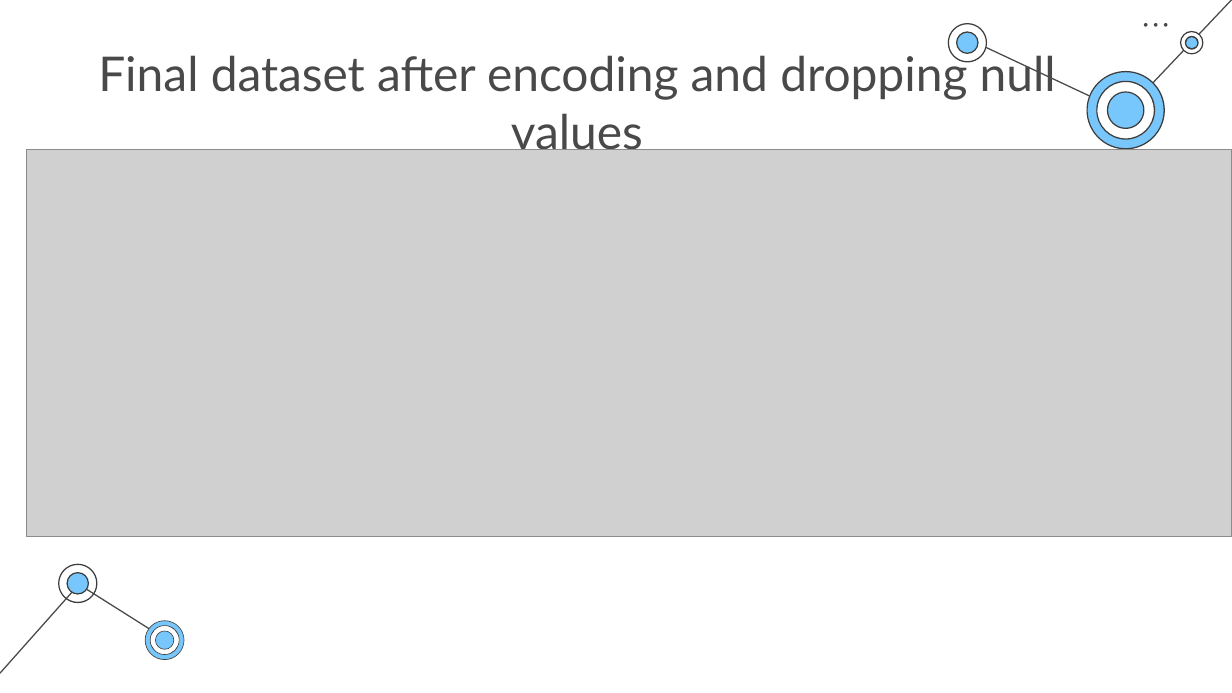
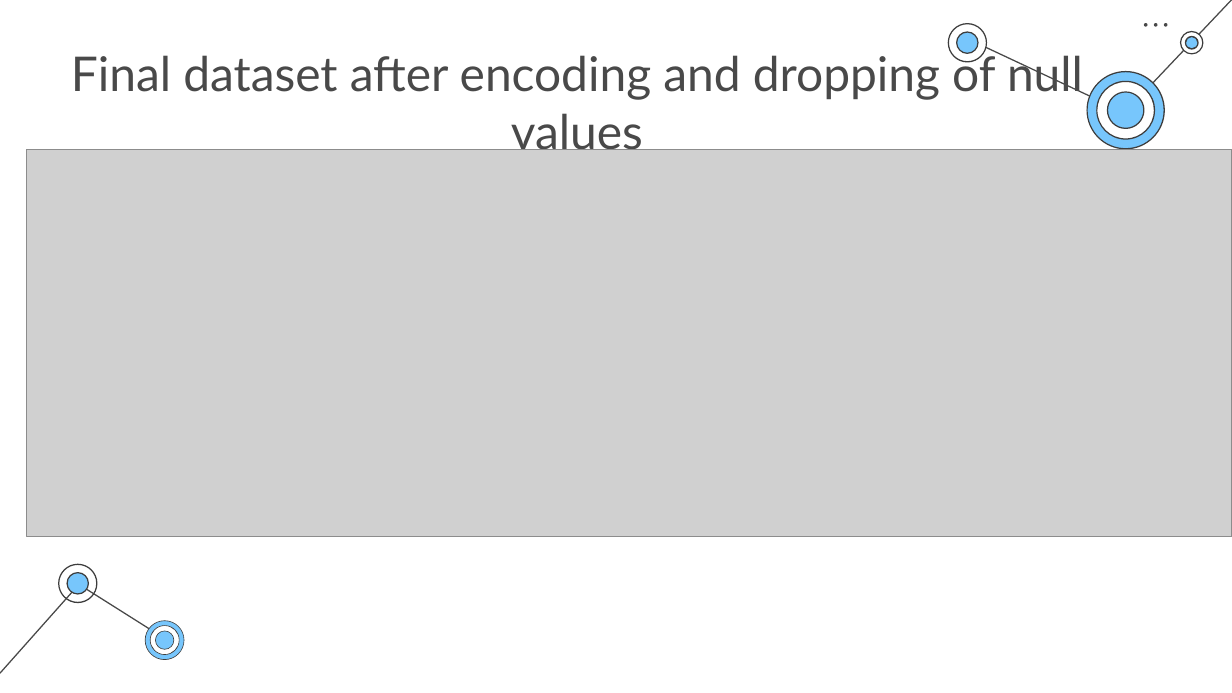
Before and after one commit to NAyeshaKhan/Heart-Disease-Prediction, a slide deck: slide 21 of Heart Disease Prediction System.pptx (slide 16 before the commit). Drawn at 1232x693 pixels with LibreOffice and Linux fonts; fonts in the diff are those of the drawing; grey boxes stand for pictures. Boxes give left, top, right and bottom in pixels: in the first picture for what was removed or moved away, otherwise in the second. Text is boxed around its words. In the diff, an @@ line names an element or a change of style, - is before the commit and + after.

```diff
--- a/Heart Disease Prediction System.pptx
+++ b/Heart Disease Prediction System.pptx
@@ title at [71, 49, 1083, 159]: text changed @@
-Final dataset after encoding and dropping null values
+Final dataset after encoding and dropping of null values
```
Also in this commit, not shown: 6 other slides changed, 8 slides added, 2 slides removed.
